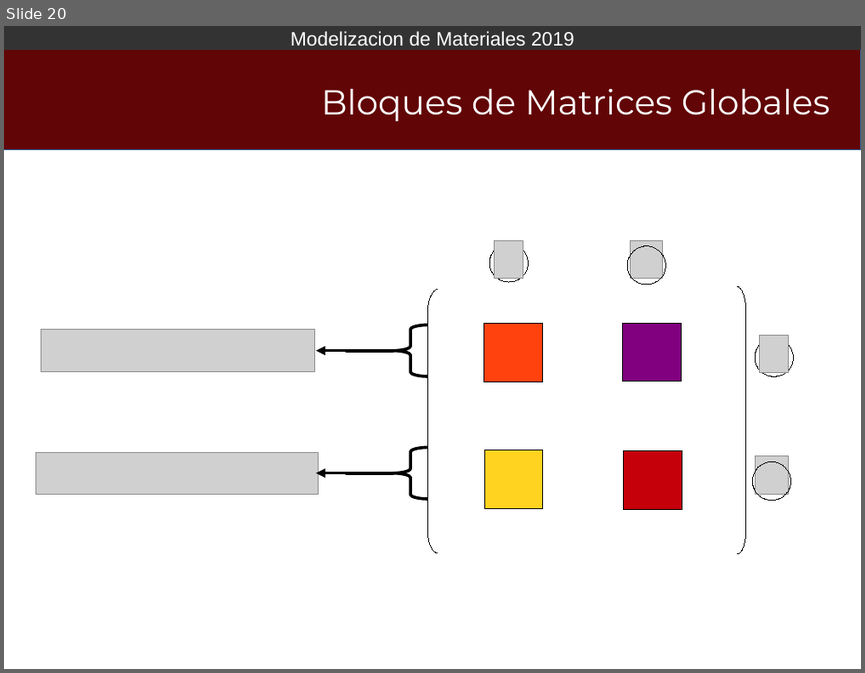
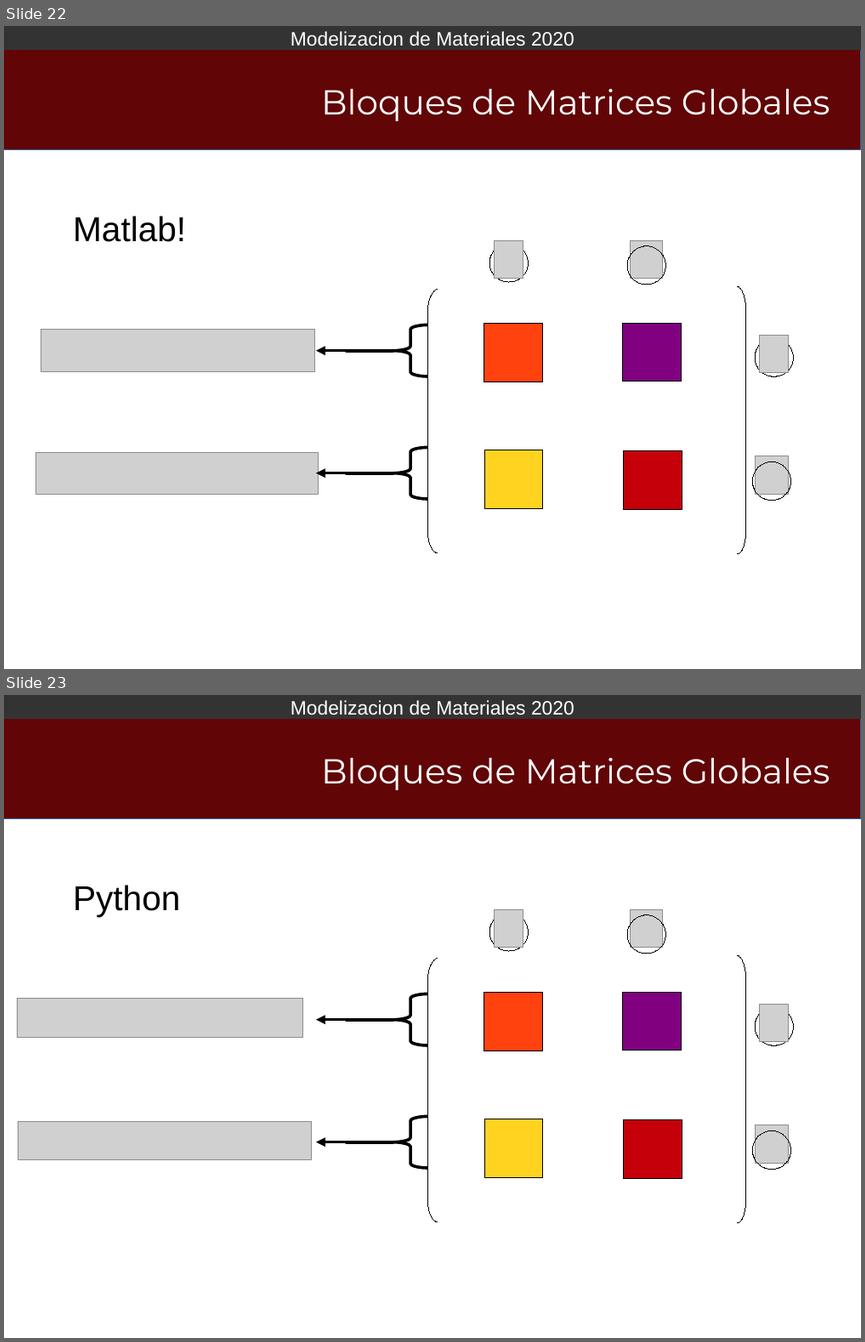
Before and after one commit to Modelizacion-de-Materiales/ModelizacionApuntesPresentaciones, a slide deck: 004-MEF02/MEF02_2019.odp. Shown one above the other, each under a label of ours: slide 20 before the commit, slides 22 and 23 after it. The pictures are 865x673 and 865x1342 pixels, drawn with LibreOffice and Linux fonts; fonts in the diff are those of the drawing; grey boxes stand for pictures; background and template pictures are left out. Boxes give left, top, right and bottom in pixels: in the first picture for what was removed or moved away, otherwise in the second. Text is boxed around its words. In the diff, an @@ line names an element or a change of style, - is before the commit and + after.

```diff
--- a/004-MEF02/MEF02_2019.odp
+++ b/004-MEF02/MEF02_2019.odp
@@ slide 23 added at (x1=4, y1=695, x2=861, y2=1338), background #FFFFFF; not listed: 2 template elements that a slide beside it also shows @@
@@ title added at (x1=321, y1=758, x2=830, y2=790), 32 pt, text #FFFFFF @@
+Bloques de Matrices Globales
@@ text added at (x1=73, y1=885, x2=180, y2=917), 32 pt, text #000000 @@
+Python
@@ ellipse added at (x1=490, y1=913, x2=528, y2=951), outline #000000 0 pt @@
@@ picture added at (x1=494, y1=909, x2=523, y2=947) @@
@@ ellipse added at (x1=628, y1=915, x2=665, y2=953), outline #000000 0 pt @@
@@ picture added at (x1=630, y1=909, x2=664, y2=947) @@
@@ freeform shape added at (x1=428, y1=958, x2=437, y2=1221), outline #000000 0 pt @@
@@ freeform shape added at (x1=738, y1=955, x2=747, y2=1223), outline #000000 0 pt @@
@@ picture added at (x1=18, y1=998, x2=303, y2=1037) @@
@@ freeform shape added at (x1=393, y1=993, x2=428, y2=1045), outline #000000 2.83 pt @@
@@ rectangle added at (x1=484, y1=992, x2=543, y2=1050), fill #FF420E, outline #000000 0 pt @@
@@ rectangle added at (x1=622, y1=992, x2=681, y2=1050), fill #800080, outline #000000 0 pt @@
@@ elbow arrow added from (393, 1019) to (316, 1019), #000000 2.83 pt @@
@@ ellipse added at (x1=755, y1=1007, x2=793, y2=1045), outline #000000 0 pt @@
@@ picture added at (x1=760, y1=1004, x2=789, y2=1041) @@
@@ picture added at (x1=18, y1=1121, x2=312, y2=1159) @@
@@ freeform shape added at (x1=393, y1=1117, x2=428, y2=1168), outline #000000 2.83 pt @@
@@ rectangle added at (x1=484, y1=1119, x2=543, y2=1177), fill #FFD320, outline #000000 0 pt @@
@@ rectangle added at (x1=624, y1=1119, x2=682, y2=1178), fill #C5000B, outline #000000 0 pt @@
@@ picture added at (x1=756, y1=1125, x2=789, y2=1163) @@
@@ elbow arrow added from (393, 1142) to (316, 1142), #000000 2.83 pt @@
@@ ellipse added at (x1=753, y1=1130, x2=791, y2=1168), outline #000000 0 pt @@
@@ what was slide 20 is now slide 22 @@
@@ slide 22 changed as well @@
@@ text in rectangle at (x1=290, y1=31, x2=574, y2=51): text changed @@
-Modelizacion de Materiales 2019
+Modelizacion de Materiales 2020
@@ text added at (x1=73, y1=216, x2=186, y2=242), 32 pt, text #000000 @@
+Matlab!
```
Also in this commit, not shown: 21 other slides changed, 3 other slides added, 1 other file.
